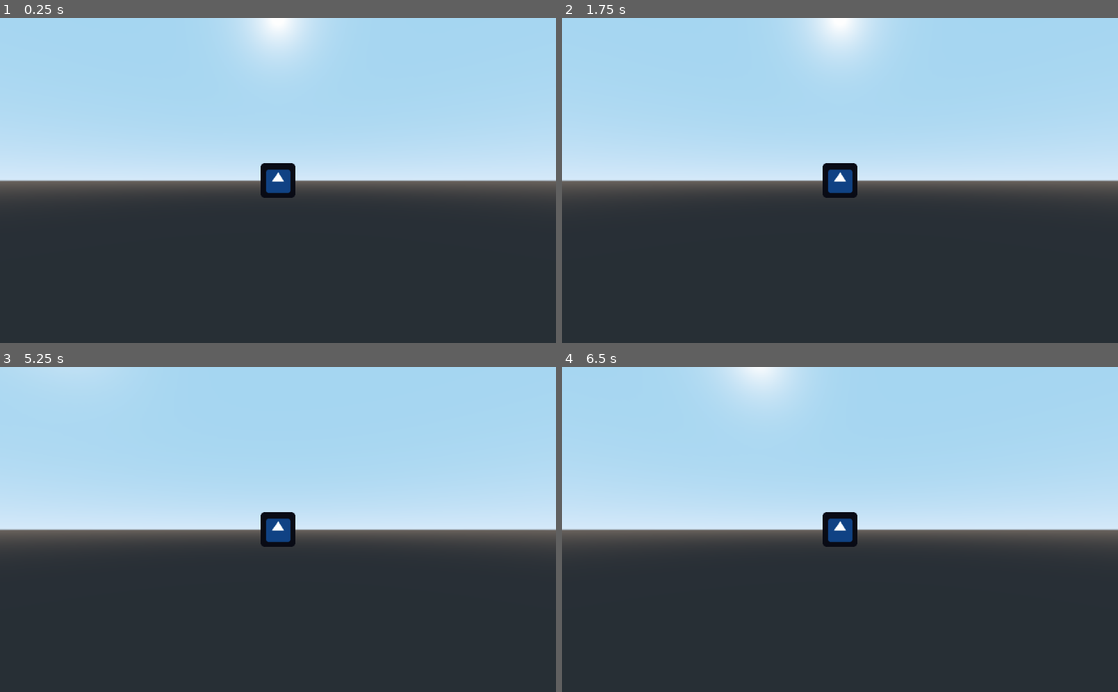
Above: before the commit, frames 1-4 (two rows, left to right).
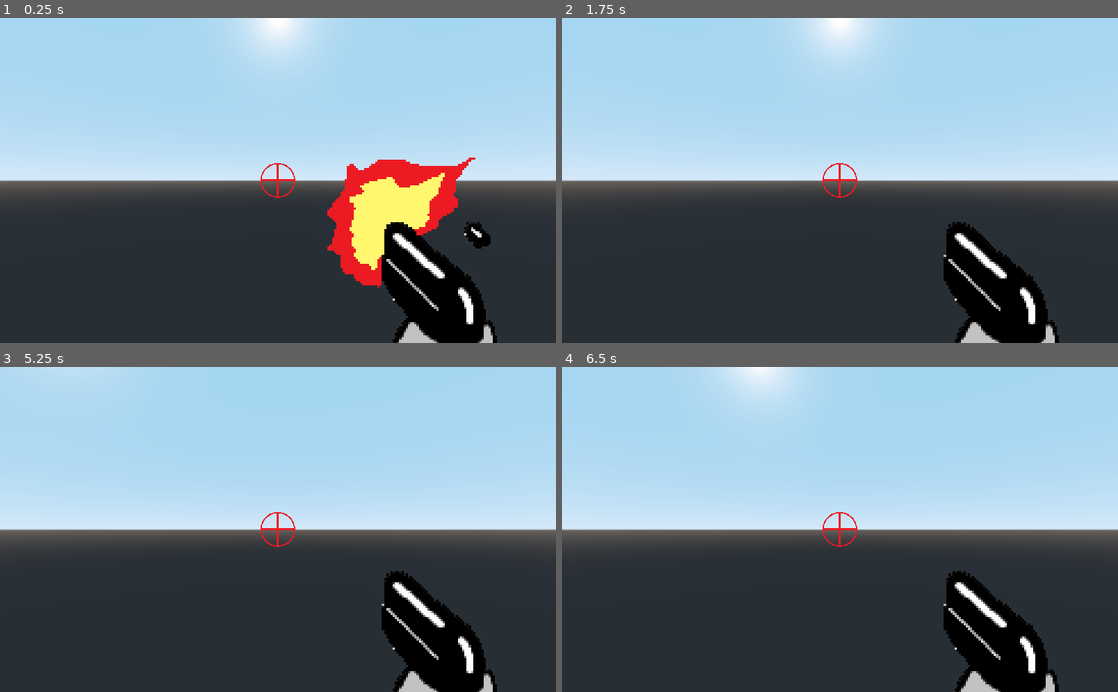
Above: after the commit, the same moments.

Repository: renanstn/paint-jam-2020
Game: Godot game, scene res://Scenes/Player.tscn
Same seed, same stepped clock (60 frames per second), same inputs: the game is played once before the commit and once after it. The project has no main scene, so this scene is started directly. The engine's default icon, where the game draws it, is replaced by a stand-in: a white triangle on a blue panel in a dark square.
Inputs (mouse positions are in pixels of both pictures, inside the frame that each line leads up to):
- Up to frame 1 (0.25 s): no input
- Up to frame 2 (1.75 s): tap Enter at 0.5 s; move the mouse to (867, 180) at 0.52 s; press the mouse at (867, 180) at 0.53 s; hold W (move_forwards) from 0.53 s (still down); tap R (restart) at 1.25 s; move the mouse to (812, 180) at 1.27 s; release the mouse at (812, 180) at 1.28 s; click (812, 180) at 1.35 s
- Up to frame 3 (5.25 s): keep holding W (move_forwards); tap R (restart) at 2, 2.75, 3.5, 4.15, 4.25 s; move the mouse to (289, 523) at 2.02 s; press the mouse at (289, 523) at 2.03 s; move the mouse to (272, 536) at 2.77 s; release the mouse at (272, 536) at 2.78 s; click (272, 536) at 2.85 s; move the mouse to (316, 532) at 3.52 s; press the mouse at (316, 532) at 3.53 s; move the mouse to (233, 526) at 4.27 s; release the mouse at (233, 526) at 4.28 s; click (233, 526) at 4.35 s; move the mouse to (283, 529) at 5.02 s; press the mouse at (283, 529) at 5.03 s
- Up to frame 4 (6.5 s): move the mouse to (817, 523) at 5.77 s; release W (move_forwards) at 5.78 s; release the mouse at (817, 523) at 5.78 s; hold D (move_right) from 5.78 s (still down); click (817, 523) at 5.85 s

The runs differ from the first frame. In frame 1, 11% of the frame differs, in the area x 46-90%, y 42-100%; in frame 2, 5.5%; in frame 3, 5.5%; in frame 4, 5.5%.

Commit message:
sprites do player prontos

Diff:
--- a/game/Scenes/Enemy02.tscn
+++ b/game/Scenes/Enemy02.tscn
@@ -1,6 +1,6 @@
 [gd_scene load_steps=10 format=2]
 
-[ext_resource path="res://Scripts/Enemy01.gd" type="Script" id=1]
+[ext_resource path="res://Scripts/Enemy02.gd" type="Script" id=1]
 [ext_resource path="res://Sprites/Enemies/02/03.png" type="Texture" id=2]
 [ext_resource path="res://Sprites/Enemies/02/die.png" type="Texture" id=3]
 [ext_resource path="res://Sprites/Enemies/02/01.png" type="Texture" id=4]
--- a/game/Scenes/Player.tscn
+++ b/game/Scenes/Player.tscn
@@ -1,9 +1,28 @@
-[gd_scene load_steps=4 format=2]
+[gd_scene load_steps=7 format=2]
 
-[ext_resource path="res://icon.png" type="Texture" id=1]
+[ext_resource path="res://Sprites/Player/scope.png" type="Texture" id=1]
 [ext_resource path="res://Scripts/Player.gd" type="Script" id=2]
+[ext_resource path="res://Sprites/Player/01.png" type="Texture" id=3]
+[ext_resource path="res://Sprites/Player/02.png" type="Texture" id=4]
 
 [sub_resource type="CapsuleShape" id=1]
+
+[sub_resource type="Animation" id=2]
+resource_name = "shoot"
+length = 0.3
+step = 0.15
+tracks/0/type = "value"
+tracks/0/path = NodePath("CanvasLayer/Control/Arma:texture")
+tracks/0/interp = 1
+tracks/0/loop_wrap = true
+tracks/0/imported = false
+tracks/0/enabled = true
+tracks/0/keys = {
+"times": PoolRealArray( 0, 0.15 ),
+"transitions": PoolRealArray( 1, 1 ),
+"update": 1,
+"values": [ ExtResource( 4 ), ExtResource( 3 ) ]
+}
 
 [node name="Player" type="KinematicBody"]
 script = ExtResource( 2 )
@@ -20,6 +39,7 @@
 cast_to = Vector3( 0, 0, -2000 )
 
 [node name="AnimationPlayer" type="AnimationPlayer" parent="."]
+anims/shoot = SubResource( 2 )
 
 [node name="CanvasLayer" type="CanvasLayer" parent="."]
 
@@ -46,3 +66,6 @@
 }
 
 [node name="Arma" type="Sprite" parent="CanvasLayer/Control"]
+position = Vector2( 191.269, -254.594 )
+scale = Vector2( 4, 4 )
+texture = ExtResource( 4 )
--- /dev/null
+++ b/game/Scenes/TestScene.tscn
@@ -0,0 +1,14 @@
+[gd_scene load_steps=2 format=2]
+
+[ext_resource path="res://Tilemaps/Test.meshlib" type="MeshLibrary" id=1]
+
+[node name="TestScene" type="Spatial"]
+
+[node name="GridMap" type="GridMap" parent="."]
+mesh_library = ExtResource( 1 )
+data = {
+"cells": PoolIntArray( 0, 1, 1, 1, 1, 536870913, 2, 1, 536870913, 3, 1, 0, 65533, 1, 536870913, 65534, 1, 536870913, 65535, 1, 1, 0, 2, 536870913, 1, 2, 1073741825, 2, 2, 536870913, 3, 2, 536870912, 65533, 2, 536870913, 65534, 2, -1073741823, 65535, 2, 1073741825, 0, 3, 536870913, 1, 3, -536870911, 2, 3, 536870913, 3, 3, 536870912, 65533, 3, 536870913, 65534, 3, 1610612737, 65535, 3, -536870911, 0, 4, 1, 1, 4, -1073741823, 2, 4, 536870913, 3, 4, 536870912, 65533, 4, 1, 65534, 4, 536870913, 65535, 4, 1, 0, 5, 536870913, 1, 5, 1, 2, 5, 536870913, 3, 5, 0, 65533, 5, 536870913, 65534, 5, -536870911, 65535, 5, 536870913, 0, 6, 536870913, 1, 6, 536870913, 2, 6, 536870913, 3, 6, 1610612736, 65533, 6, 536870913, 65534, 6, 1073741825, 65535, 6, 536870913 )
+}
+__meta__ = {
+"_editor_clip_": 0
+}
--- /dev/null
+++ b/game/Scripts/Enemy02.gd
@@ -0,0 +1,39 @@
+extends KinematicBody
+
+export(float, 0, 10) var MOVE_SPEED = 3
+
+onready var raycast:RayCast = $RayCast
+onready var anim_player:AnimationPlayer = $AnimationPlayer
+
+var player = null
+var dead:bool = false
+
+func _ready():
+	anim_player.play("walk")
+	add_to_group("zombies")
+
+func _physics_process(delta):
+	if dead:
+		return
+	if player == null:
+		return
+
+	var vec_to_player:Vector3 = player.translation - translation
+	vec_to_player = vec_to_player.normalized()
+	raycast.cast_to = vec_to_player * 1.5
+
+	move_and_collide(vec_to_player * MOVE_SPEED * delta)
+
+	if raycast.is_colliding():
+		var coll = raycast.get_collider()
+		if coll != null and coll.name == "Player":
+			coll.kill()
+
+
+func kill():
+	dead = true
+	$CollisionShape.disabled = true
+	anim_player.play("die")
+
+func set_player(p):
+	player = p
Not shown: 1 places in game/Scenes/Tilemap.tscn that only renumber resources
Binary file added: game/Sprites/Player/01.png
Not shown, added: game/Sprites/Player/01.png.import
Binary file added: game/Sprites/Player/02.png
Not shown, added: game/Sprites/Player/02.png.import
Binary file added: game/Sprites/Player/scope.png
Not shown, added: game/Sprites/Player/scope.png.import
Not shown, added: game/Tilemaps/Test.meshlib
